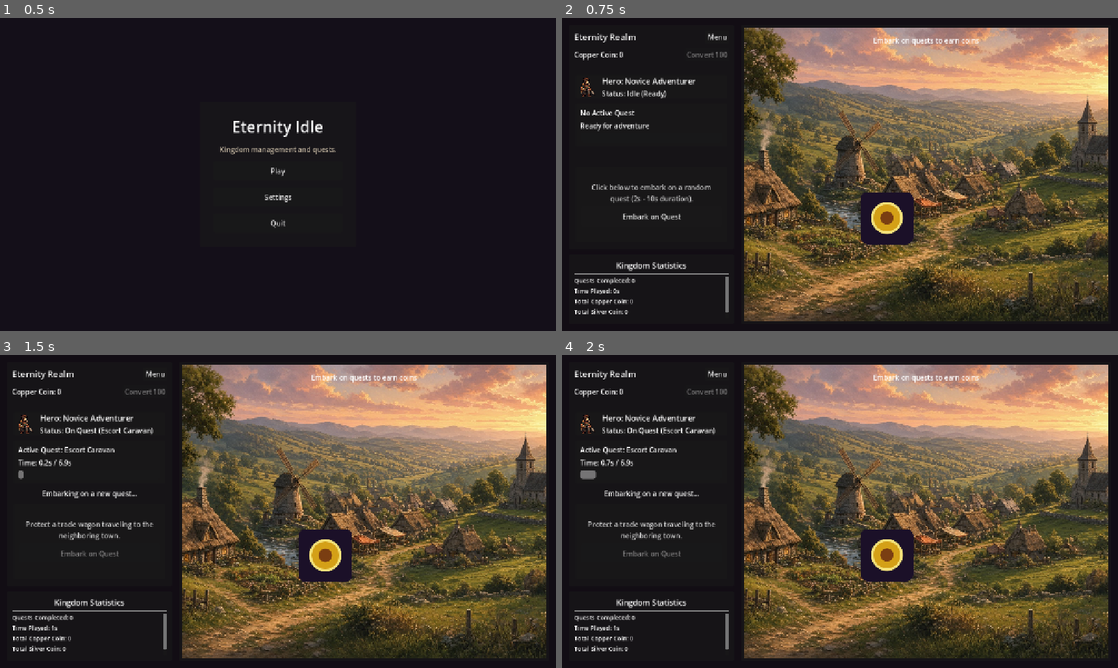
Above: before the commit, frames 1-4 (two rows, left to right).
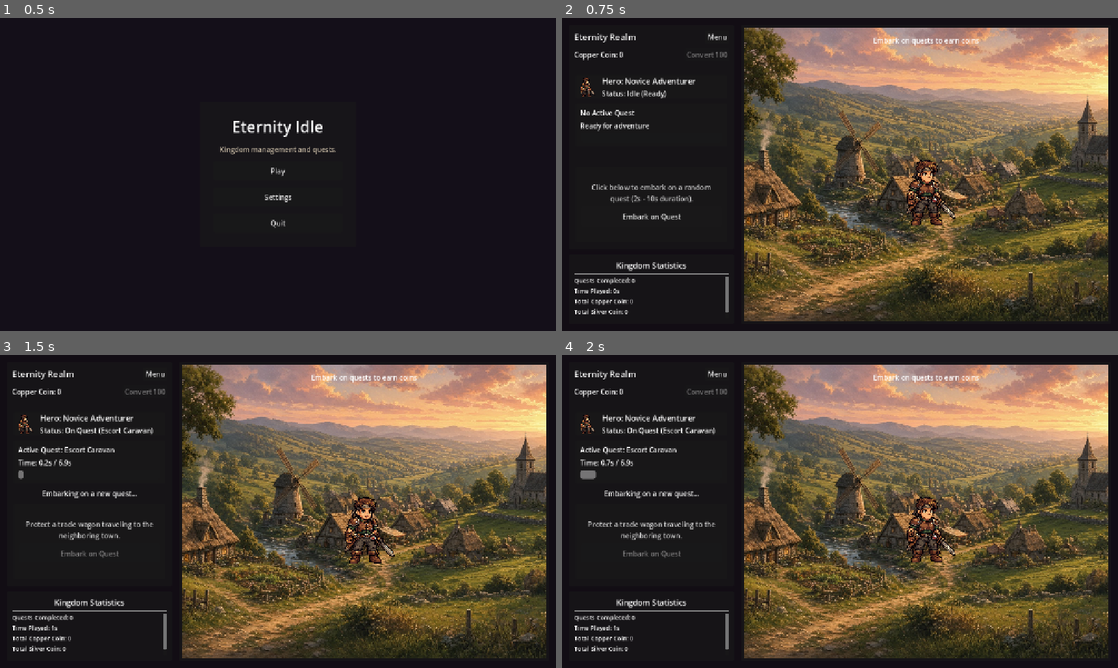
Above: after the commit, the same moments.

Repository: Aranha246/eternity-idle
Game: Godot game, scene res://scenes/main_menu.tscn
The game is run twice, just before and just after one commit, with the same random seed, the same clock (stepped at 60 frames per second) and the same inputs.
Inputs:
- Up to frame 1 (0.5 s): no input
- Up to frame 2 (0.75 s): click "Play" at 0.5 s
- Up to frame 3 (1.5 s): click "Embark on Quest" at 1.25 s
- Up to frame 4 (2 s): no input

Frame 1 is identical in both runs. In frame 2, 2.2% of the frame differs, in the area x 53-71%, y 45-73%; in frame 3, 2.3%; in frame 4, 2.2%.

Commit message:
Fix: Rebind res://assets/hero.png texture on main scene hero sprite

Diff:
--- a/scenes/main_idle.tscn
+++ b/scenes/main_idle.tscn
@@ -3,7 +3,7 @@
 [ext_resource type="Script" path="res://scenes/main_idle.gd" id="1_main"]
 [ext_resource type="Texture2D" path="res://assets/village.jpg" id="2_village"]
 [ext_resource type="PackedScene" uid="uid://cquestpanel01" path="res://scenes/quest_panel.tscn" id="3_quest"]
-[ext_resource type="Texture2D" path="res://icon.svg" id="4_hero"]
+[ext_resource type="Texture2D" path="res://assets/hero.png" id="4_hero"]
 
 [node name="MainIdle" type="Control"]
 layout_mode = 3
@@ -154,17 +154,17 @@
 
 [node name="VillageHeroSprite" type="TextureRect" parent="Root/RightContentArea/VillagePanel/VillageMargin/Village"]
 unique_name_in_owner = true
-custom_minimum_size = Vector2(120, 120)
+custom_minimum_size = Vector2(160, 160)
 layout_mode = 1
 anchors_preset = 8
 anchor_left = 0.5
 anchor_top = 0.5
 anchor_right = 0.5
 anchor_bottom = 0.5
-offset_left = -150.0
-offset_top = 40.0
-offset_right = -30.0
-offset_bottom = 160.0
+offset_left = -80.0
+offset_top = -40.0
+offset_right = 80.0
+offset_bottom = 120.0
 grow_horizontal = 2
 grow_vertical = 2
 texture = ExtResource("4_hero")
